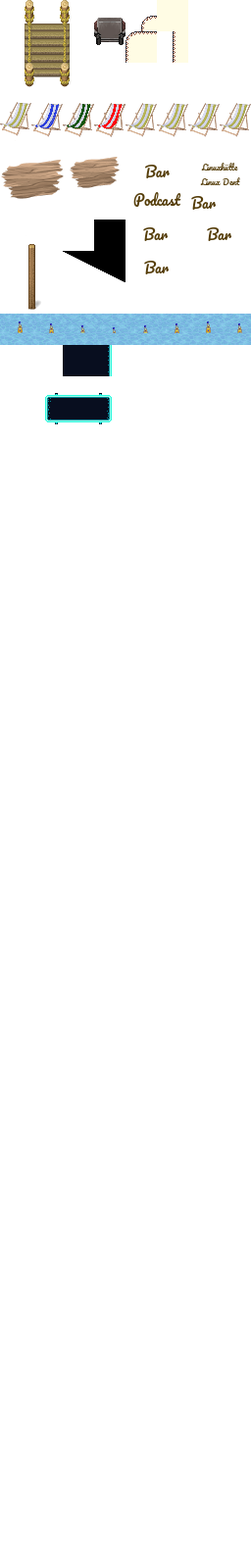
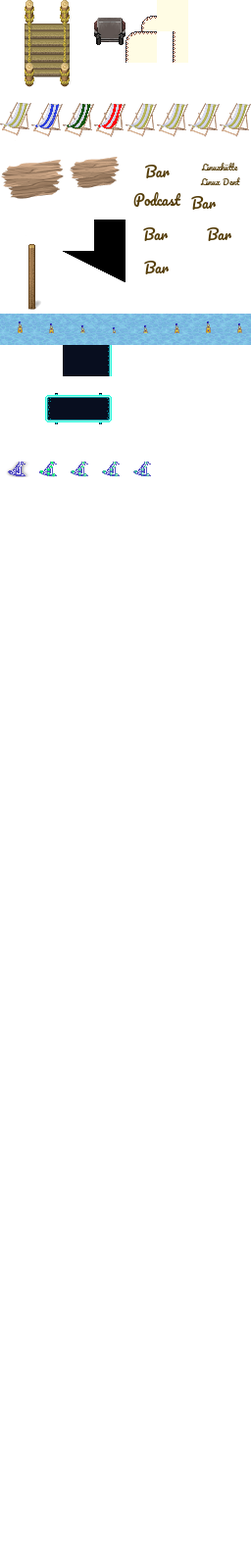
Layered file, before and after one edit (251 x 1568). Changes by layer:
added layer "Eingefügte Ebene #1" above "Eingefügte Ebene #4" over [5, 461, 151, 478]
